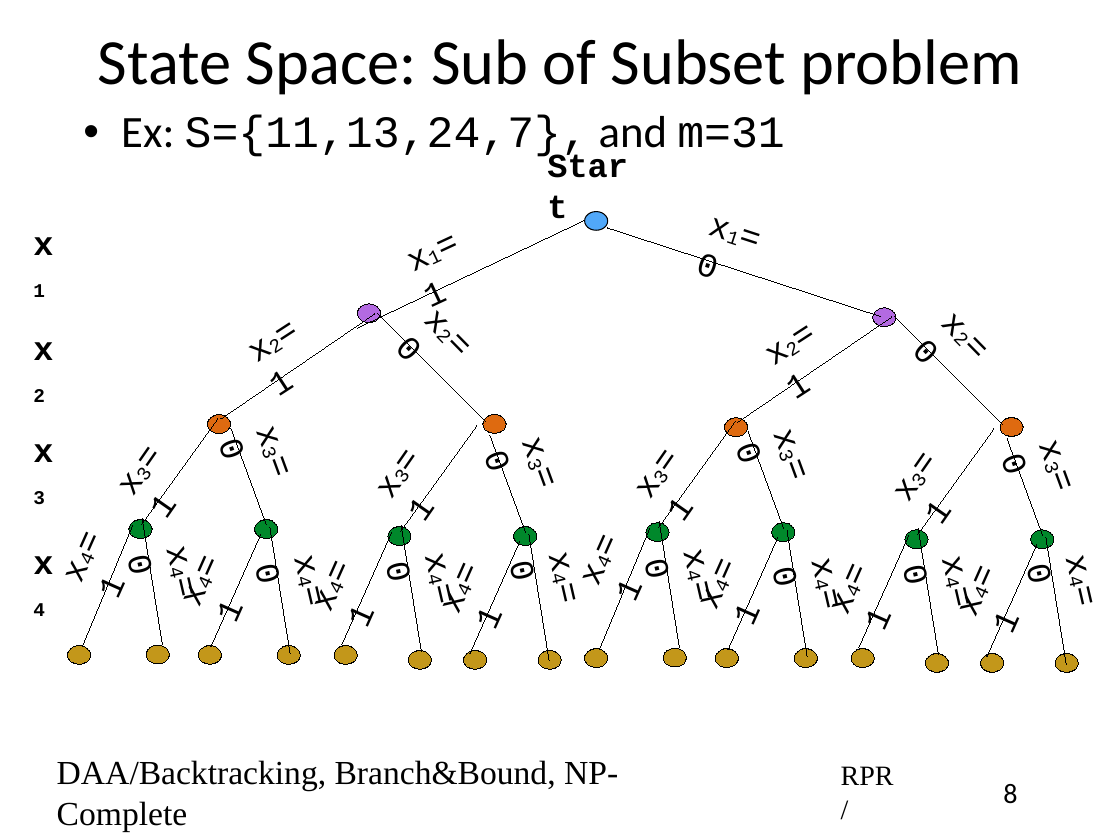
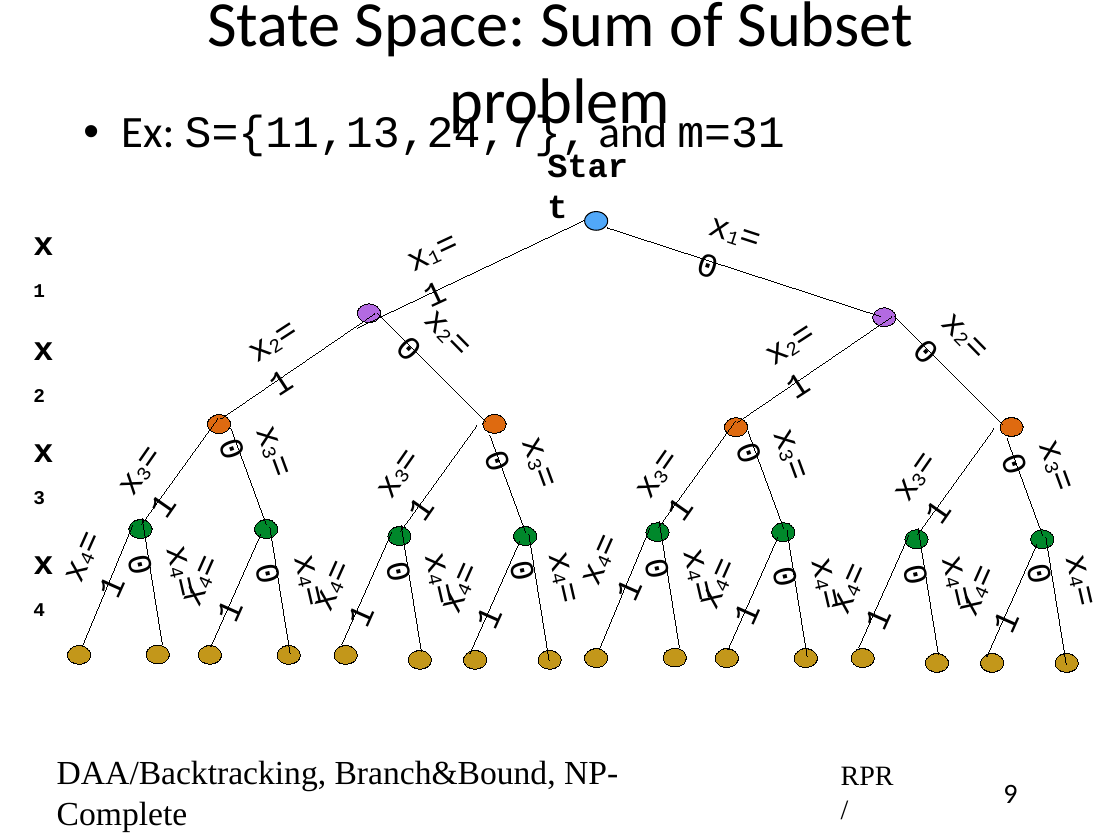
Before and after one commit to rprustagi/2019-17CS43-DAA, a slide deck: slide 9 of Slides-RPR/2019-H1-DAA-L42-BackTrack-approach-algo.pptx (slide 8 before the commit). Drawn at 1120x840 pixels with LibreOffice and Linux fonts; fonts in the diff are those of the drawing. Boxes give left, top, right and bottom in pixels: in the first picture for what was removed or moved away, otherwise in the second. Text is boxed around its words. In the diff, an @@ line names an element or a change of style, - is before the commit and + after.

```diff
--- a/Slides-RPR/2019-H1-DAA-L42-BackTrack-approach-algo.pptx
+++ b/Slides-RPR/2019-H1-DAA-L42-BackTrack-approach-algo.pptx
@@ title at [207,1,913,139]: text changed @@
-State Space: Sub of Subset problem
+State Space: Sum of Subset problem
@@ page number at [1003,785,1017,803]: text changed @@
-8
+9
```
Also in this commit, not shown: 7 other slides changed, 1 slide added, 2 other files.
